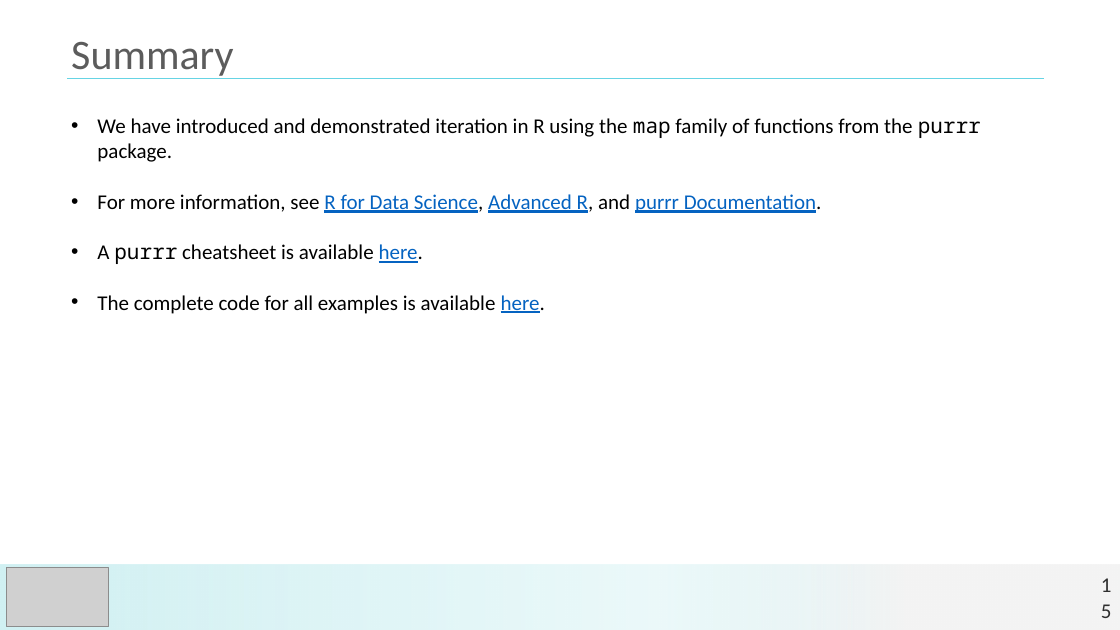
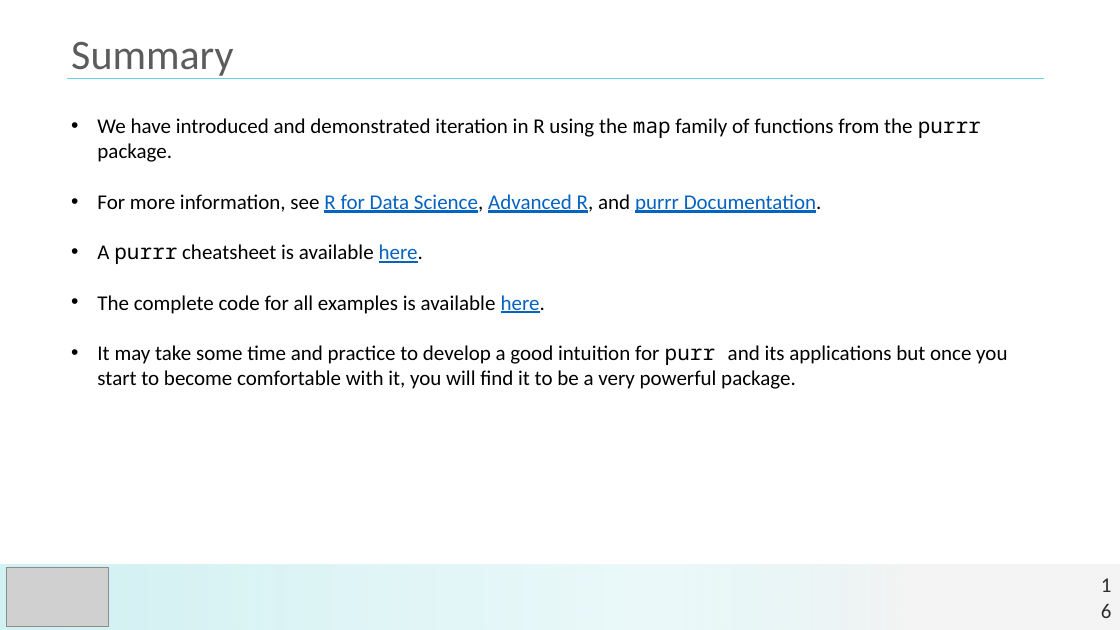
Before and after one commit to jmgraham30/SWBmodules, a slide deck: slide 16 of slides/iteration_with_purrr_version_02_present_swb.pptx (slide 15 before the commit). Drawn at 1120x630 pixels with LibreOffice and Linux fonts; fonts in the diff are those of the drawing; grey boxes stand for pictures. Boxes give left, top, right and bottom in pixels: in the first picture for what was removed or moved away, otherwise in the second. Text is boxed around its words. In the diff, an @@ line names an element or a change of style, - is before the commit and + after.

```diff
--- a/slides/iteration_with_purrr_version_02_present_swb.pptx
+++ b/slides/iteration_with_purrr_version_02_present_swb.pptx
@@ text at (97, 345, 1007, 389): paragraph added @@
+• It may take some time and practice to develop a good intuition for purr and its applications but once you start to become comfortable with it, you will find it to be a very powerful package.
@@ page number at (1092, 581, 1120, 614): text changed @@
-15
+16
```
Also in this commit, not shown: 1 slide added, 5 other files.
